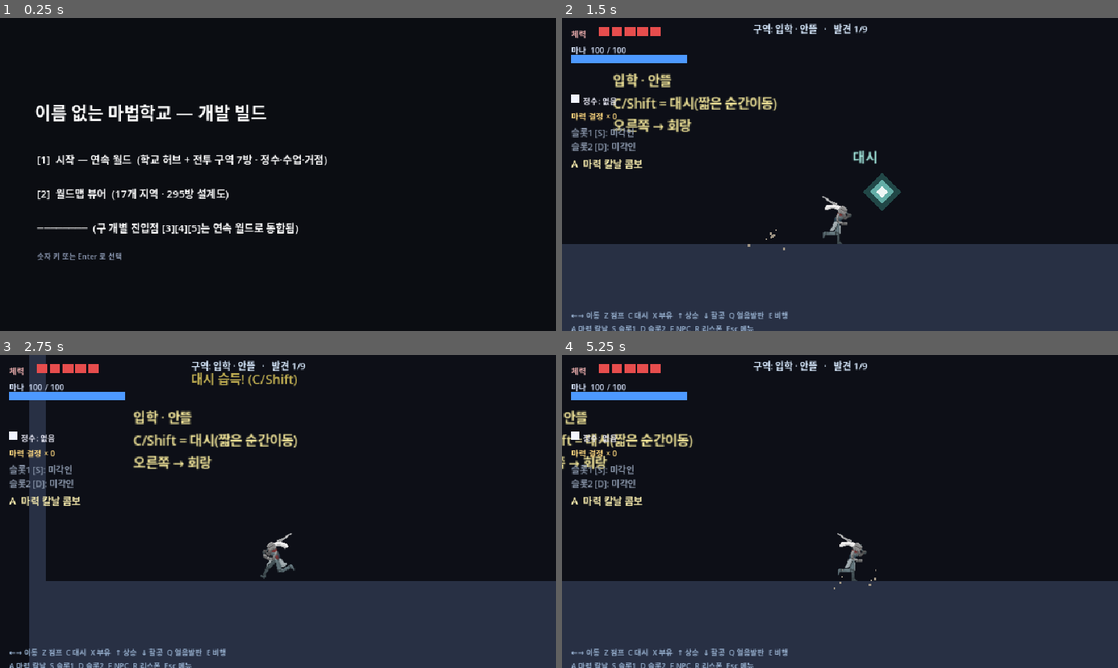
Above: before the commit, frames 1-4 (two rows, left to right).
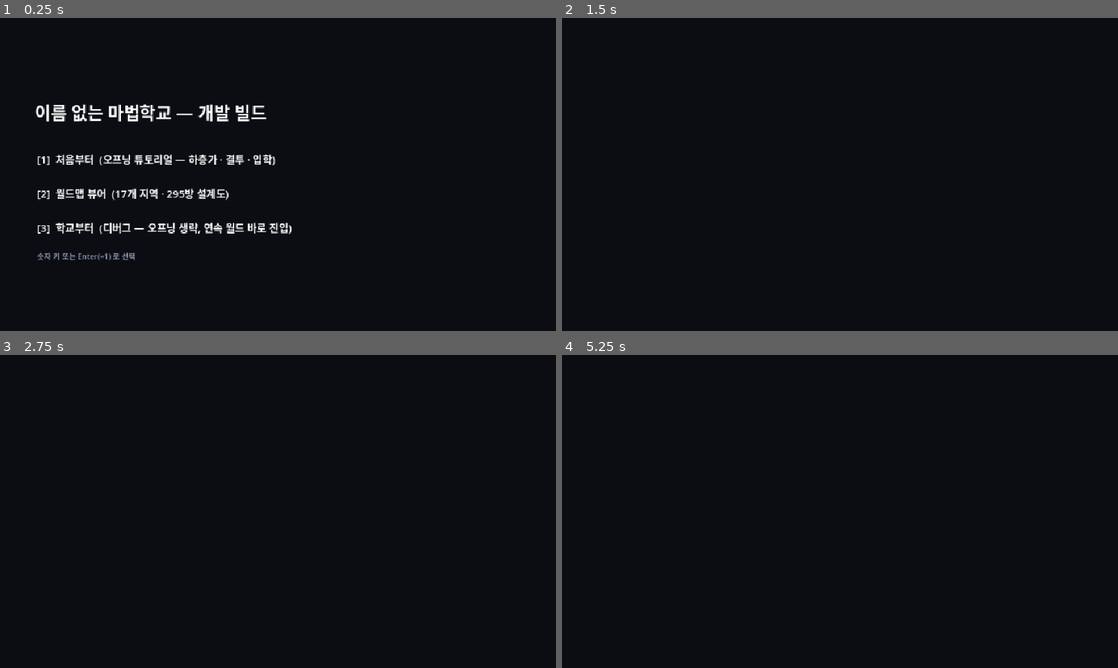
Above: after the commit, the same moments.

Repository: abback-go/yemogame2
Game: Godot game, scene res://scenes/launcher.tscn
Two runs of this game, one before a commit and one after it. Both use one fixed random seed, a clock stepped at 60 frames per second and the inputs below.
Inputs (mouse positions are in pixels of both pictures, inside the frame that each line leads up to):
- Up to frame 1 (0.25 s): no input
- Up to frame 2 (1.5 s): tap Enter at 0.5 s; move the mouse to (962, 158) at 0.52 s; hold Right from 0.53 s (still down); tap 2 at 0.6 s; click (962, 158) at 0.67 s; tap Space at 0.77, 1.07 s; tap 3 at 0.8 s; move the mouse to (728, 190) at 1.27 s; tap X (cast, bound only before the commit) at 1.35 s
- Up to frame 3 (2.75 s): tap Z (jump, bound only before the commit) at 1.52, 1.82 s; tap C (dash, bound only before the commit) at 1.55, 2.1 s; move the mouse to (333, 442) at 2.02 s; release Right at 2.03 s; hold Left (move_left, bound only before the commit) from 2.03 s (still down); tap E (fly, bound only before the commit) at 2.3 s
- Up to frame 4 (5.25 s): move the mouse to (812, 574) at 2.77 s; release Left (move_left, bound only before the commit) at 2.78 s; hold Right (move_right, bound only before the commit) 2.78-4.28 s; tap E (fly, bound only before the commit) at 2.85 s; click (812, 574) at 2.92 s; tap Z (jump, bound only before the commit) at 3.02, 3.32, 3.77, 4.07, 4.52, 4.82 s; tap Q (ice_place, bound only before the commit) at 3.05, 3.6 s; move the mouse to (1006, 558) at 3.52 s; tap 2 at 3.8, 4.35 s; tap S (skill1, bound only before the commit) at 4.15 s; move the mouse to (673, 464) at 4.27 s; hold Left (move_left, bound only before the commit) 4.28-5.03 s; tap 3 at 4.55, 5.1 s; tap D (skill2, bound only before the commit) at 4.9 s; move the mouse to (867, 511) at 5.02 s; hold Right (move_right, bound only before the commit) from 5.03 s (still down); click (867, 511) at 5.17 s

The runs differ from the first frame. In frame 1, 2.2% of the frame differs, in the area x 6-59%, y 43-78%; in frame 2, 32%; in frame 3, 33%, in the area x 1-100%, y 0-100%; in frame 4, 31%.
Error after the commit: Parse Error: Preload file "res://scripts/enemies/professor_boss.gd" does not exist. (res://scripts/opening_room.gd:10)

Commit message:
wip(opening): 오프닝 통합 토대 — 드라이버·상태·런처·월드 정리
- opening_room.gd: 4방 드라이버(잠입/추격/미니보스/결투 P1·P2 연출·대화 시퀀스
  ·학교 인계). OpeningData·SpeechBubble·professor_boss 계약 API 기준(산출물 대기)
- GameState.opening_* + reset_opening, 월드 시작 hub_plaza 복원
- WorldData: 구 오브 방(op_start/op_hall) 제거, 정문마당 서쪽=하층가 막힌 문
- launcher: [1]처음부터(오프닝) [2]월드맵 [3]학교부터(디버그)
- 주의: 이 커밋 단독으론 오프닝 씬 미완(worker 파일 3개 후속 커밋에서 완성)

Co-Authored-By: Claude Fable 5 <noreply@anthropic.com>
Claude-Session: https://claude.ai/code/session_014hyj4wWQoEhcGguowFrsY6

Diff:
--- /dev/null
+++ b/godot/scenes/opening.tscn
@@ -0,0 +1,6 @@
+[gd_scene load_steps=2 format=3]
+
+[ext_resource type="Script" path="res://scripts/opening_room.gd" id="1_opening"]
+
+[node name="Opening" type="Node2D"]
+script = ExtResource("1_opening")
--- a/godot/scripts/game_state.gd
+++ b/godot/scripts/game_state.gd
@@ -53,7 +53,7 @@
 # ── 연속 월드 (world_room.gd) — 학교 허브+전투 통합 진행 상태 ──
 # 방 전환=씬 재로드 방식. 네비게이션·플레이어 상태·이동 능력 획득은 world_*,
 # 전투 인벤토리(재화·정수·배운스킬·등급)는 arena_* 재사용(단일 출처).
-static var world_room := "op_start"  # 현재 월드 방 id (WorldData 키)
+static var world_room := "hub_plaza"  # 현재 월드 방 id (WorldData 키)
 static var world_entry := "start"  # 입장 문 id
 static var world_mana := 100.0
 static var world_health := 5
@@ -63,6 +63,17 @@
 static var visited_world: Array[String] = []  # 방문 방 id (발견 N/총)
 static var world_abilities_granted: Array[String] = []  # 오브로 획득한 이동 능력
 static var world_orbs_taken: Array[String] = []  # 이미 먹은 오브 id (재생성 방지)
+
+# ── 오프닝 튜토리얼 (opening_room.gd) — 콘티 6씬 선형 진행 상태 ──
+# 방 전환=씬 재로드. 사망 시 현재 방 재시작(오프닝은 관대하게 — 풀회복).
+static var opening_room := "op_alley"  # 현재 오프닝 방 id (OpeningData 키)
+static var opening_entry := "start"  # 입장 문 id
+
+
+static func reset_opening() -> void:
+	# 런처 "시작" 진입 초기화 — 오프닝 첫 방부터.
+	opening_room = "op_alley"
+	opening_entry = "start"
 
 
 static func reset_arena() -> void:
@@ -83,7 +94,7 @@
 static func reset_world() -> void:
 	# 런처 "시작" 진입 초기화 — 오프닝 첫 방·풀피/풀마나·빈 각인·능력/방문 리셋
 	# + 전투 인벤토리(arena_*)도 초기화(단일 출처).
-	world_room = "op_start"
+	world_room = "hub_plaza"
 	world_entry = "start"
 	world_mana = 100.0
 	world_health = 5
--- a/godot/scripts/launcher.gd
+++ b/godot/scripts/launcher.gd
@@ -1,6 +1,6 @@
 extends Node2D
-## 시작 메뉴 — [1] 시작(연속 월드: 학교 허브+전투 구역) / [2] 월드맵 뷰어.
-## 구 개별 진입점(조작 테스트·전투 아레나·튜토리얼·학교)은 연속 월드로 통합됨.
+## 시작 메뉴 — [1] 처음부터(오프닝 튜토리얼→연속 월드) / [2] 월드맵 뷰어 /
+## [3] 학교부터(디버그 — 오프닝 생략). 구 개별 진입점은 연속 월드로 통합됨.
 
 func _ready() -> void:
 	RenderingServer.set_default_clear_color(Color(0.043, 0.051, 0.071))
@@ -17,12 +17,12 @@
 	menu.position = Vector2(64, 230)
 	menu.add_theme_font_override("font", font)
 	menu.add_theme_font_size_override("font_size", 18)
-	menu.text = "[1]  시작 — 연속 월드  (학교 허브 + 전투 구역 7방 · 정수·수업·거점)\n\n" + \
+	menu.text = "[1]  처음부터  (오프닝 튜토리얼 — 하층가 · 결투 · 입학)\n\n" + \
 		"[2]  월드맵 뷰어  (17개 지역 · 295방 설계도)\n\n" + \
-		"────────  (구 개별 진입점 [3][4][5]는 연속 월드로 통합됨)"
+		"[3]  학교부터  (디버그 — 오프닝 생략, 연속 월드 바로 진입)"
 	layer.add_child(menu)
 	var foot := Label.new()
-	foot.text = "숫자 키 또는 Enter 로 선택"
+	foot.text = "숫자 키 또는 Enter(=1) 로 선택"
 	foot.position = Vector2(64, 400)
 	foot.add_theme_font_override("font", font)
 	foot.add_theme_font_size_override("font_size", 13)
@@ -34,8 +34,13 @@
 	if event is InputEventKey and event.pressed and not event.echo:
 		match event.physical_keycode:
 			KEY_1, KEY_KP_1, KEY_ENTER, KEY_KP_ENTER:
-				# 연속 월드 진입: 시작 방·풀피/풀마나·빈 각인·방문·진행 리셋 후 로드.
+				# 오프닝부터: 오프닝·월드 진행 전부 리셋 후 하층가 잠입 씬 로드.
+				GameState.reset_opening()
+				GameState.reset_world()
+				get_tree().change_scene_to_file("res://scenes/opening.tscn")
+			KEY_2, KEY_KP_2:
+				get_tree().change_scene_to_file("res://scenes/world_map_viewer.tscn")
+			KEY_3, KEY_KP_3:
+				# 디버그: 오프닝 생략, 학교(연속 월드)부터.
 				GameState.reset_world()
 				get_tree().change_scene_to_file("res://scenes/world.tscn")
-			KEY_2, KEY_KP_2:
-				get_tree().change_scene_to_file("res://scenes/world_map_viewer.tscn")
--- /dev/null
+++ b/godot/scripts/opening_room.gd
@@ -0,0 +1,507 @@
+extends Node2D
+## 오프닝 튜토리얼 드라이버 — 콘티(docs/tutorial-conti.md) 6씬을 방 4개로 구동한다.
+## op_alley(잠입·마도구) → op_run(추격·대시) → op_dead_end(경비대장 미니보스)
+## → op_duel(교수 결투: 대화→P1→사고→피니셔→정산 대화) → world.tscn(학교) 인계.
+## 방 전환 = 씬 재로드(GameState.opening_*). 사망 = 현재 방 재시작(풀회복 — 오프닝은 관대).
+## 대사 = SpeechBubble(말풍선, Z/A로 진행). 조작 안내 = HUD 토스트. 4.7 조립 규칙 준수.
+
+const PlayerScript := preload("res://scripts/player.gd")
+const HudScript := preload("res://scripts/debug_hud.gd")
+const BossScript := preload("res://scripts/enemies/professor_boss.gd")
+const GuardScript := preload("res://scripts/enemies/brute.gd")
+
+const SPAWN_GRACE := 0.25
+const PICKUP_RADIUS := 46.0
+const FAMILY_RADIUS := 100.0
+
+@export_group("주스 (combat-spec §6)")
+@export var shake_max_offset := 12.0
+@export var trauma_decay := 1.8
+@export var lookahead_dist := 40.0
+@export var lookahead_speed := 5.0
+@export var hitstop_scale := 0.0
+@export_group("결투 연출 타이밍 (F5 튜닝)")
+@export var crack_beat := 0.9
+@export var down_beat := 1.2
+@export var guard_clear_beat := 1.0
+
+var _player: CharacterBody2D
+var _hud: CanvasLayer
+var _juice: Juice
+var _font: SystemFont
+var _room_id := "op_alley"
+var _room_size := Vector2(1600, 720)
+var _exits: Array = []
+var _grace_t := 0.0
+var _reloading := false
+# 씬별 상태
+var _artifact_node: Node2D = null
+var _artifact_taken := false
+var _family_shown := false
+var _exit_hint_t := 0.0
+var _guard: CharacterBody2D = null
+var _guard_cleared := false
+var _boss: CharacterBody2D = null
+var _bubble: SpeechBubble = null
+var _dialog_lines: Array = []
+var _dialog_idx := 0
+var _dialog_phase := ""  # "" / "intro" / "end"
+var _fade_rect: ColorRect = null
+var _artifact_prop: Node2D = null
+
+
+func _ready() -> void:
+	RenderingServer.set_default_clear_color(Color(0.05, 0.055, 0.085))
+	_font = RoomBuilder.make_font()
+	_setup_input()
+	_room_id = GameState.opening_room
+	var room := OpeningData.get_room(_room_id)
+	_room_size = room["size"]
+	_build_room(room)
+	_player = _spawn_player(_entry_pos(room["entries"], GameState.opening_entry))
+	_player.collision_layer = 2
+	_apply_opening_abilities()
+	_player.set_zones([] as Array[Rect2], [] as Array[Rect2])
+	_player.died.connect(_restart_room)
+	var cam := _setup_camera(_player)
+	_juice = Juice.new()
+	_juice.configure(
+		shake_max_offset, trauma_decay, lookahead_dist, lookahead_speed, hitstop_scale)
+	_juice.bind_camera(cam)
+	_juice.bind_target(_player)
+	add_child(_juice)
+	_player.set_juice(_juice)
+	_hud = _setup_hud(_player)
+	_hud.set_combat_mode(true)
+	_setup_fade_layer()
+	_setup_room_content(room)
+	_grace_t = SPAWN_GRACE
+
+
+func _apply_opening_abilities() -> void:
+	# 오프닝 시작 킷: 달리기·점프(딕셔너리 밖) + 육체 대시(지상)만. 나머지는 학교에서.
+	for key in PlayerScript.ABILITY_KEYS:
+		_player.abilities[key] = false
+	_player.abilities["dash_ground"] = true
+
+
+func _physics_process(delta: float) -> void:
+	if _reloading:
+		return
+	if _exit_hint_t > 0.0:
+		_exit_hint_t = maxf(0.0, _exit_hint_t - delta)
+	if _grace_t > 0.0:
+		_grace_t = maxf(0.0, _grace_t - delta)
+	else:
+		_check_exits()
+	_tick_room()
+
+
+# ── 방별 콘텐츠 셋업 ─────────────────────────────────────────────
+
+func _setup_room_content(room: Dictionary) -> void:
+	match _room_id:
+		"op_alley":
+			_setup_alley(room)
+		"op_run":
+			_setup_run(room)
+		"op_dead_end":
+			_setup_dead_end(room)
+		"op_duel":
+			_setup_duel(room)
+
+
+func _setup_alley(room: Dictionary) -> void:
+	_build_sleepers(room["sleepers_pos"])
+	_artifact_node = _build_artifact(room["artifact_pos"], true)
+	_toast_later("move", 0.6)
+
+
+func _setup_run(_room: Dictionary) -> void:
+	var chaser: CharacterBody2D = GuardScript.new()
+	chaser.position = _room.get("chaser_spawn", Vector2(120, 560))
+	add_child(chaser)
+	_tune_guard(chaser)
+	chaser.set_target(_player)
+	_player.set_enemies([chaser])
+	_toast_later("dash", 0.6)
+
+
+func _setup_dead_end(room: Dictionary) -> void:
+	_guard = GuardScript.new()
+	_guard.position = room.get("guard_spawn", Vector2(220, 560))
+	add_child(_guard)
+	_tune_guard(_guard)
+	_guard.set_target(_player)
+	_player.set_enemies([_guard])
+	_toast_later("blob", 0.6)
+
+
+func _setup_duel(room: Dictionary) -> void:
+	_boss = BossScript.new()
+	_boss.position = room.get("boss_spawn", Vector2(1000, 560))
+	add_child(_boss)
+	_boss.gauge_broken.connect(_on_gauge_broken)
+	_boss.stepped.connect(_on_boss_stepped)
+	_boss.finisher_done.connect(_on_finisher_done)
+	_artifact_prop = _build_crate_prop(room.get("artifact_prop", Vector2(1150, 585)))
+	_bubble = SpeechBubble.new()
+	_bubble.setup(_font)
+	add_child(_bubble)
+	_bubble.attach(_boss, Vector2(0.0, -78.0))
+	_start_dialog("intro", OpeningData.DUEL_INTRO)
+
+
+func _tune_guard(g: CharacterBody2D) -> void:
+	# 경비대장 — brute 변형(중간보스): HP10·강철 톤·드롭/상성 없음.
+	g.max_hp = 10
+	g.hp = 10
+	g.body_color = Color(0.45, 0.5, 0.62)
+	g.material_drop = 0
+	g.weak_element = ""
+	g.resist_element = ""
+
+
+# ── 방별 진행 로직 ───────────────────────────────────────────────
+
+func _tick_room() -> void:
+	match _room_id:
+		"op_alley":
+			_tick_alley()
+		"op_dead_end":
+			_tick_dead_end()
+
+
+func _tick_alley() -> void:
+	var p := _player.global_position
+	if not _family_shown:
+		var room := OpeningData.get_room(_room_id)
+		if p.distance_to(room["sleepers_pos"]) < FAMILY_RADIUS:
+			_family_shown = true
+			_toast("family")
+	if not _artifact_taken and _artifact_node != null:
+		if p.distance_to(_artifact_node.position) < PICKUP_RADIUS:
+			_artifact_taken = true
+			_artifact_node.visible = false
+			_toast("artifact")
+			_flash(Color(1.0, 0.6, 0.3, 0.35), 0.25)
+			get_tree().create_timer(1.2).timeout.connect(_toast.bind("alarm"))
+
+
+func _tick_dead_end() -> void:
+	if _guard_cleared or _guard == null:
+		return
+	if not _guard.alive:
+		_guard_cleared = true
+		get_tree().create_timer(guard_clear_beat).timeout.connect(
+			_go_to.bind("op_duel", "start"))
+
+
+# ── 결투 시퀀스 (씬4~6) ──────────────────────────────────────────
+
+func _start_dialog(phase: String, lines: Array) -> void:
+	_dialog_phase = phase
+	_dialog_lines = lines
+	_dialog_idx = 0
+	_player.input_locked = true
+	_player.velocity = Vector2.ZERO
+	_bubble.show_line(String(lines[0]))
+
+
+func _advance_dialog() -> void:
+	_dialog_idx += 1
+	if _dialog_idx < _dialog_lines.size():
+		_bubble.show_line(String(_dialog_lines[_dialog_idx]))
+		return
+	_bubble.hide_bubble()
+	var done := _dialog_phase
+	_dialog_phase = ""
+	if done == "intro":
+		_begin_duel()
+	elif done == "end":
+		_fade_to_world()
+
+
+func _begin_duel() -> void:
+	_player.input_locked = false
+	_boss.set_target(_player)
+	_player.set_enemies([_boss])
+	_hud.show_toast("결투 개시 — 그녀는 움직이지 않는다")
+
+
+func _on_gauge_broken() -> void:
+	# 사고: 유탄이 마도구를 스침 — 금 가는 연출 후 피니셔로.
+	_player.input_locked = true
+	_player.velocity = Vector2.ZERO
+	if _artifact_prop != null:
+		_artifact_prop.modulate = Color(0.55, 0.4, 0.4)
+	_juice.add_trauma(0.35)
+	_flash(Color(1.0, 0.9, 0.6, 0.3), 0.2)
+	get_tree().create_timer(crack_beat).timeout.connect(_boss.begin_finisher)
+
+
+func _on_boss_stepped() -> void:
+	_juice.add_trauma(0.7)
+	_juice.hitstop(0.08)
+
+
+func _on_finisher_done() -> void:
+	_flash(Color(1.0, 1.0, 1.0, 0.85), 0.5)
+	_player.invuln_t = 0.0
+	_player.take_damage(2, _boss.global_position)
+	_player.velocity = Vector2.ZERO
+	_player.input_locked = true
+	get_tree().create_timer(down_beat).timeout.connect(
+		_start_dialog.bind("end", OpeningData.DUEL_END))
+
+
+func _fade_to_world() -> void:
+	if _reloading:
+		return
+	_reloading = true
+	_fade_rect.visible = true
+	var tw := create_tween()
+	tw.tween_property(_fade_rect, "color:a", 1.0, 1.1)
+	tw.tween_callback(_enter_world)
+
+
+func _enter_world() -> void:
+	# 학교(연속 월드) 인계 — 진행 상태는 런처에서 이미 리셋됨(hub_plaza 시작).
+	get_tree().change_scene_to_file("res://scenes/world.tscn")
+
+
+# ── 이동·전환·입력 ───────────────────────────────────────────────
+
+func _check_exits() -> void:
+	var p := _player.global_position
+	for ex in _exits:
+		if (ex["rect"] as Rect2).has_point(p):
+			if _room_id == "op_alley" and not _artifact_taken:
+				if _exit_hint_t <= 0.0:
+					_hud.show_toast("먼저 물건을 챙기자")
+					_exit_hint_t = 1.6
+				return
+			_go_to(String(ex["to"]), String(ex["entry"]))
+			return
+
+
+func _go_to(room: String, entry: String) -> void:
+	if _reloading:
+		return
+	_reloading = true
+	GameState.opening_room = room
+	GameState.opening_entry = entry
+	get_tree().reload_current_scene()
+
+
+func _restart_room() -> void:
+	# 사망 — 현재 방 재시작(오프닝은 체크포인트 = 방).
+	if _reloading:
+		return
+	_reloading = true
+	get_tree().reload_current_scene()
+
+
+func _unhandled_input(event: InputEvent) -> void:
+	if not (event is InputEventKey and event.pressed and not event.echo):
+		return
+	var code: int = event.physical_keycode
+	if _dialog_phase != "":
+		if code in [KEY_Z, KEY_SPACE, KEY_A, KEY_ENTER]:
+			_advance_dialog()
+		get_viewport().set_input_as_handled()
+		return
+	if code == KEY_ESCAPE:
+		get_tree().change_scene_to_file("res://scenes/launcher.tscn")
+	elif code == KEY_R:
+		_restart_room()
+
+
+func _setup_input() -> void:
+	_bind(&"move_left", [KEY_LEFT])
+	_bind(&"move_right", [KEY_RIGHT])
+	_bind(&"move_down", [KEY_DOWN])
+	_bind(&"fly_up", [KEY_UP])
+	_bind(&"jump", [KEY_Z, KEY_SPACE])
+	_bind(&"dash", [KEY_C, KEY_SHIFT])
+	_bind(&"cast", [KEY_X])
+	_bind(&"ice_place", [KEY_Q])
+	_bind(&"fly", [KEY_E])
+	_bind(&"attack", [KEY_A])
+	_bind(&"skill1", [KEY_S])
+	_bind(&"skill2", [KEY_D])
+
+
+func _bind(action: StringName, keycodes: Array) -> void:
+	if not InputMap.has_action(action):
+		InputMap.add_action(action)
+	else:
+		InputMap.action_erase_events(action)
+	for kc in keycodes:
+		var ev := InputEventKey.new()
+		ev.physical_keycode = kc
+		InputMap.action_add_event(action, ev)
+
+
+# ── 빌드 (RoomBuilder 재사용 + 오프닝 소품) ──────────────────────
+
+func _build_room(room: Dictionary) -> void:
+	_build_outer_walls(_room_size)
+	for r in room["solids"]:
+		RoomBuilder.add_platform(self, r, RoomBuilder.WALL_COLOR)
+	for r in room["plats"]:
+		RoomBuilder.add_platform(self, r, RoomBuilder.PLAT_COLOR)
+	for s in room.get("signs", []):
+		RoomBuilder.add_sign(self, _font, s["pos"], String(s["text"]))
+	_exits = room["exits"]
+	for ex in _exits:
+		RoomBuilder.add_exit_marker(
+			self, _font, ex["rect"], String(ex.get("arrow", "right")),
+			OpeningData.room_name(String(ex["to"])))
+
+
+func _build_outer_walls(size: Vector2) -> void:
+	RoomBuilder.add_platform(self, Rect2(0, 0, 20, size.y), RoomBuilder.WALL_COLOR)
+	RoomBuilder.add_platform(self, Rect2(size.x - 20, 0, 20, size.y), RoomBuilder.WALL_COLOR)
+	RoomBuilder.add_platform(self, Rect2(0, 0, size.x, 20), RoomBuilder.WALL_COLOR)
+
+
+func _build_sleepers(pos: Vector2) -> void:
+	# 잠든 식구들 — 어두운 실루엣 덩어리 2개 + 담요 톤(대사 없음, 한 컷 절제).
+	var root := Node2D.new()
+	root.position = pos
+	for i in 2:
+		var body := Polygon2D.new()
+		body.position = Vector2(float(i) * 34.0 - 17.0, 0.0)
+		body.polygon = PackedVector2Array([
+			Vector2(-16, 0), Vector2(-10, -12), Vector2(10, -12), Vector2(16, 0)])
+		body.color = Color(0.16, 0.15, 0.2)
+		root.add_child(body)
+	add_child(root)
+
+
+func _build_artifact(pos: Vector2, with_tag: bool) -> Node2D:
+	# 마도구 — 발광 다이아 + '?' 라벨(정체 미정 = 떡밥).
+	var root := Node2D.new()
+	root.position = pos
+	var glow := Polygon2D.new()
+	glow.polygon = PackedVector2Array([
+		Vector2(0, -22), Vector2(16, 0), Vector2(0, 22), Vector2(-16, 0)])
+	glow.color = Color(0.95, 0.8, 0.4, 0.35)
+	root.add_child(glow)
+	var core := Polygon2D.new()
+	core.polygon = PackedVector2Array([
+		Vector2(0, -13), Vector2(9, 0), Vector2(0, 13), Vector2(-9, 0)])
+	core.color = Color(1.0, 0.9, 0.55)
+	root.add_child(core)
+	if with_tag:
+		var tag := Label.new()
+		tag.text = "?"
+		tag.position = Vector2(-5, -46)
+		tag.add_theme_font_override("font", _font)
+		tag.add_theme_font_size_override("font_size", 16)
+		tag.add_theme_color_override("font_color", Color(1.0, 0.9, 0.6))
+		root.add_child(tag)
+	add_child(root)
+	return root
+
+
+func _build_crate_prop(pos: Vector2) -> Node2D:
+	# 결투장 궤짝 + 그 위 마도구(싸움 내내 보이는 상품/긴장 장치).
+	var crate := Polygon2D.new()
+	crate.position = pos
+	crate.polygon = PackedVector2Array([
+		Vector2(-26, 0), Vector2(26, 0), Vector2(26, 35), Vector2(-26, 35)])
+	crate.color = Color(0.4, 0.32, 0.24)
+	add_child(crate)
+	return _build_artifact(pos + Vector2(0.0, -22.0), false)
+
+
+func _setup_fade_layer() -> void:
+	var layer := CanvasLayer.new()
+	layer.layer = 8
+	add_child(layer)
+	_fade_rect = ColorRect.new()
+	_fade_rect.color = Color(0.0, 0.0, 0.0, 0.0)
+	_fade_rect.anchor_right = 1.0
+	_fade_rect.anchor_bottom = 1.0
+	_fade_rect.visible = false
+	layer.add_child(_fade_rect)
+
+
+func _flash(col: Color, t: float) -> void:
+	_fade_rect.visible = true
+	_fade_rect.color = col
+	var tw := create_tween()
+	tw.tween_property(_fade_rect, "color:a", 0.0, t)
+	tw.tween_callback(_hide_fade)
+
+
+func _hide_fade() -> void:
+	if not _reloading:
+		_fade_rect.visible = false
+
+
+# ── 토스트 헬퍼 ──────────────────────────────────────────────────
+
+func _toast(key: String) -> void:
+	_hud.show_toast(String(OpeningData.OPENING_TOASTS.get(key, key)))
+
+
+func _toast_later(key: String, delay: float) -> void:
+	get_tree().create_timer(delay).timeout.connect(_toast.bind(key))
+
+
+# ── 스폰·카메라·HUD (world_room 패턴 재사용) ─────────────────────
+
+func _spawn_player(pos: Vector2) -> CharacterBody2D:
+	var packed := load("res://scenes/player.tscn") as PackedScene
+	var p: CharacterBody2D = null
+	if packed != null:
+		p = packed.instantiate() as CharacterBody2D
+	if p != null:
+		print("[진단] player.tscn 인스턴스 성공 — 오프닝 공유 컨트롤러")
+	else:
+		push_warning("[진단] player.tscn 로드 실패 — 코드 생성 대체")
+		p = CharacterBody2D.new()
+		p.set_script(PlayerScript)
+		var shape := CollisionShape2D.new()
+		var rs := RectangleShape2D.new()
+		rs.size = Vector2(20, 34)
+		shape.shape = rs
+		p.add_child(shape)
+	p.name = "Player"
+	p.position = pos
+	add_child(p)
+	return p
+
+
+func _setup_camera(player: CharacterBody2D) -> Camera2D:
+	var cam := Camera2D.new()
+	cam.limit_left = 0
+	cam.limit_top = 0
+	cam.limit_right = int(_room_size.x)
+	cam.limit_bottom = int(_room_size.y)
+	cam.set("position_smoothing_enabled", true)
+	cam.set("position_smoothing_speed", 8.0)
+	cam.zoom = Vector2(1.5, 1.5)  # §9.1: 960×540 창 → 640×360 월드뷰
+	player.add_child(cam)
+	cam.make_current()
+	return cam
+
+
+func _setup_hud(player: CharacterBody2D) -> CanvasLayer:
+	var hud := CanvasLayer.new()
+	hud.set_script(HudScript)
+	add_child(hud)
+	hud.bind(player)
+	return hud
+
+
+func _entry_pos(entries: Dictionary, entry: String) -> Vector2:
+	if entries.has(entry):
+		return entries[entry]
+	push_warning("[진단] 입장 문 없음: %s — 기본 위치 대체" % entry)
+	if entries.size() > 0:
+		return entries.values()[0]
+	return Vector2(100, 100)
--- a/godot/scripts/world_data.gd
+++ b/godot/scripts/world_data.gd
@@ -7,13 +7,10 @@
 ## 좌표계: 방 원점(0,0) 좌상단. 표준 방 1600×720, 바닥 top y=620.
 
 const ROOM_ORDER := [
-	"op_start", "op_hall",
 	"hub_plaza", "hub_hall",
 	"cw_entry", "cw_shooter", "cw_brute", "cw_caster", "cw_altar",
 ]
 const ROOM_NAMES := {
-	"op_start": "입학 · 안뜰",
-	"op_hall": "입학 · 회랑",
 	"hub_plaza": "정문 마당",
 	"hub_hall": "본관 홀",
 	"cw_entry": "훈련 구역 · 입구",
@@ -42,10 +39,6 @@
 
 static func get_room(id: String) -> Dictionary:
 	match id:
-		"op_start":
-			return _op_start()
-		"op_hall":
-			return _op_hall()
 		"hub_plaza":
 			return _hub_plaza()
 		"hub_hall":
@@ -114,55 +107,6 @@
 	return {"rect": rect, "name": name_kr, "arrow": arrow}
 
 
-static func _orb(
-	id: String, pos: Vector2, grants: Array, label: String, toast: String
-) -> Dictionary:
-	return {"id": id, "pos": pos, "grants": grants, "label": label, "toast": toast}
-
-
-# ── 입학(오프닝) — 소프트락 불가: 오브는 경로 위 습득, 능력은 선택 보상만 개방 ──
-
-static func _op_start() -> Dictionary:
-	return {
-		"name": "입학 · 안뜰",
-		"size": Vector2(1600, 720),
-		"entries": {"start": Vector2(120, 560), "from_right": Vector2(1500, 560)},
-		"solids": [_floor()],
-		"plats": [],
-		"orbs": [
-			_orb("orb_dash", Vector2(430, 560), ["dash_ground", "dash_air"],
-				"대시", "대시 습득! (C/Shift)"),
-		],
-		"signs": [
-			_sign(Vector2(120, 420),
-				"입학 · 안뜰\nC/Shift = 대시(짧은 순간이동)\n오른쪽 → 회랑"),
-		],
-		"exits": [_exit_right("op_hall")],
-	}
-
-
-static func _op_hall() -> Dictionary:
-	return {
-		"name": "입학 · 회랑",
-		"size": Vector2(1600, 720),
-		"entries": _entries_lr(),
-		"solids": [_floor()],
-		"plats": [Rect2(700, 490, 160, 20), Rect2(1080, 380, 200, 20)],
-		"orbs": [
-			_orb("orb_djump", Vector2(380, 560), ["double_jump"],
-				"이단점프", "이단점프 습득! (공중 Z)"),
-			_orb("orb_wallrun", Vector2(720, 560), ["wall_run"],
-				"벽달리기", "벽달리기 습득! (벽 향해+↑)"),
-		],
-		"rewards": [Vector2(1160, 355)],
-		"signs": [
-			_sign(Vector2(120, 400),
-				"입학 · 회랑\n공중 Z = 이단점프 · 벽 향해+↑ = 벽달리기\n높은 발판 보상 = 이단점프로 · 오른쪽 → 정문 마당"),
-		],
-		"exits": [_exit_left("op_start"), _exit_right("hub_plaza")],
-	}
-
-
 # ── 허브 ──────────────────────────────────────────────────────────
 
 static func _hub_plaza() -> Dictionary:
@@ -175,10 +119,11 @@
 		"plats": [],
 		"essences": [_ess("불", Vector2(520, 560))],
 		"signs": [
-			_sign(Vector2(110, 350), "이름 없는 마법학교 — 정문 마당\n왼쪽: 입학 안뜰 · 오른쪽: 본관 홀"),
+			_sign(Vector2(110, 350), "이름 없는 마법학교 — 정문 마당\n오른쪽: 본관 홀 (수업·거점)"),
 			_sign(Vector2(440, 470), "불의 정수 — 밟아 획득\n1키로 무속성 칼날에 속성 부여"),
 		],
-		"exits": [_exit_left("op_hall"), _exit_right("hub_hall")],
+		"blocked": [_blk(Rect2(20, 500, 44, 120), "하층가(오프닝 지역)", "left")],
+		"exits": [_exit_right("hub_hall")],
 	}
 
 
--- a/godot/scripts/world_room.gd
+++ b/godot/scripts/world_room.gd
@@ -44,7 +44,7 @@
 var _pending_bubbles: Array[Node2D] = []
 var _water_rects: Array[Rect2] = []
 var _updraft_rects: Array[Rect2] = []
-var _room_id := "op_start"
+var _room_id := "hub_plaza"
 var _room_name := ""
 var _room_size := Vector2(1600, 720)
 var _free_move := false
